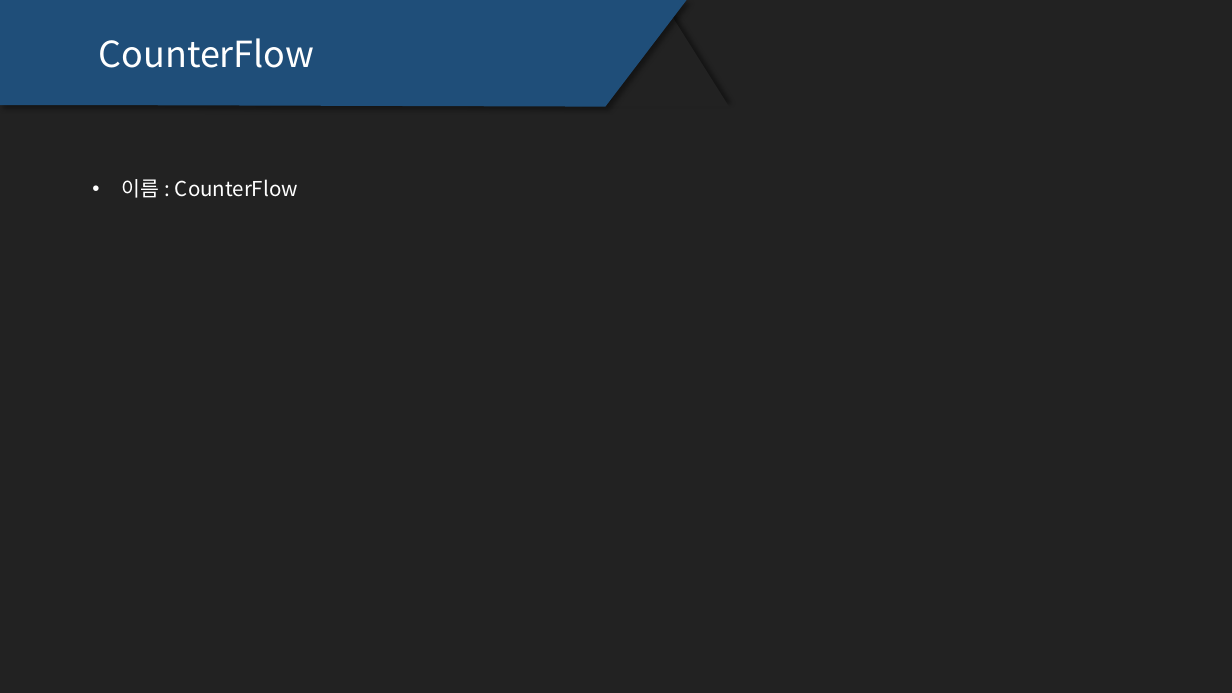
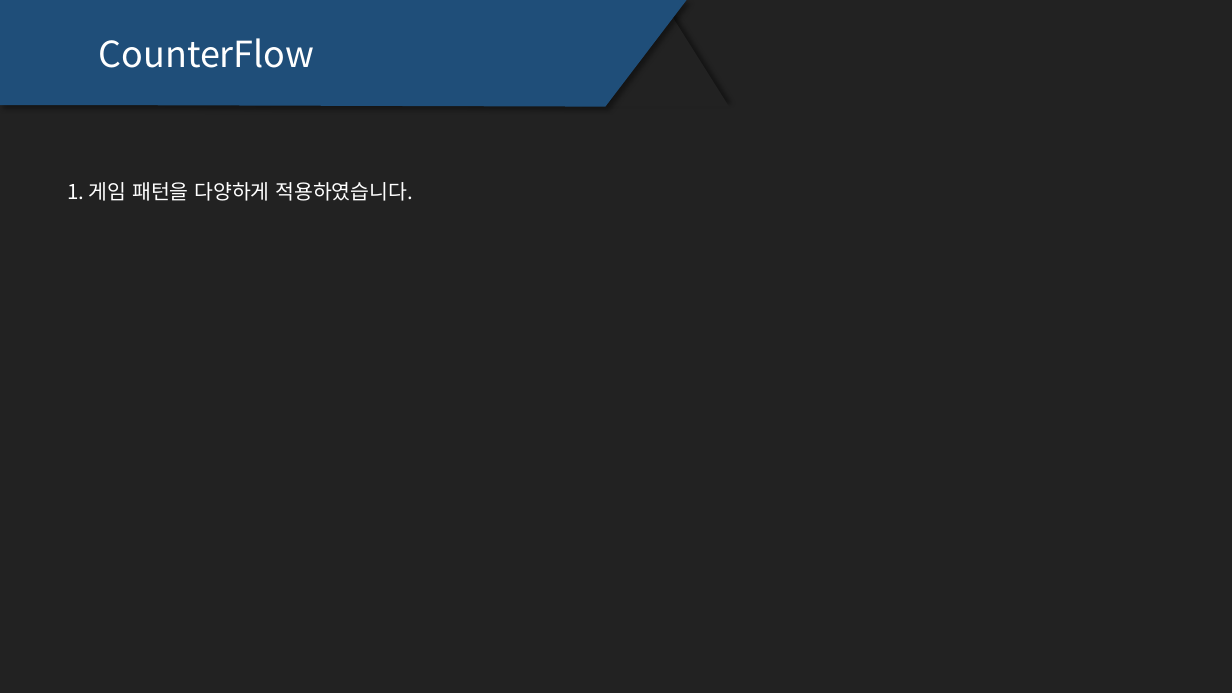
Before and after one commit to psshoon/Sonika, a slide deck: slide 4 of 포트폴리오_윤정훈.pptx. Drawn at 1232x693 pixels with LibreOffice and Linux fonts; fonts in the diff are those of the drawing. Boxes give left, top, right and bottom in pixels: in the first picture for what was removed or moved away, otherwise in the second. Text is boxed around its words. In the diff, an @@ line names an element or a change of style, - is before the commit and + after.

```diff
--- a/포트폴리오_윤정훈.pptx
+++ b/포트폴리오_윤정훈.pptx
@@ text at bbox=[67, 182, 413, 201]: text changed @@
-• 이름 : CounterFlow
+1. 게임 패턴을 다양하게 적용하였습니다.
```
Also in this commit, not shown: 12 other files.
